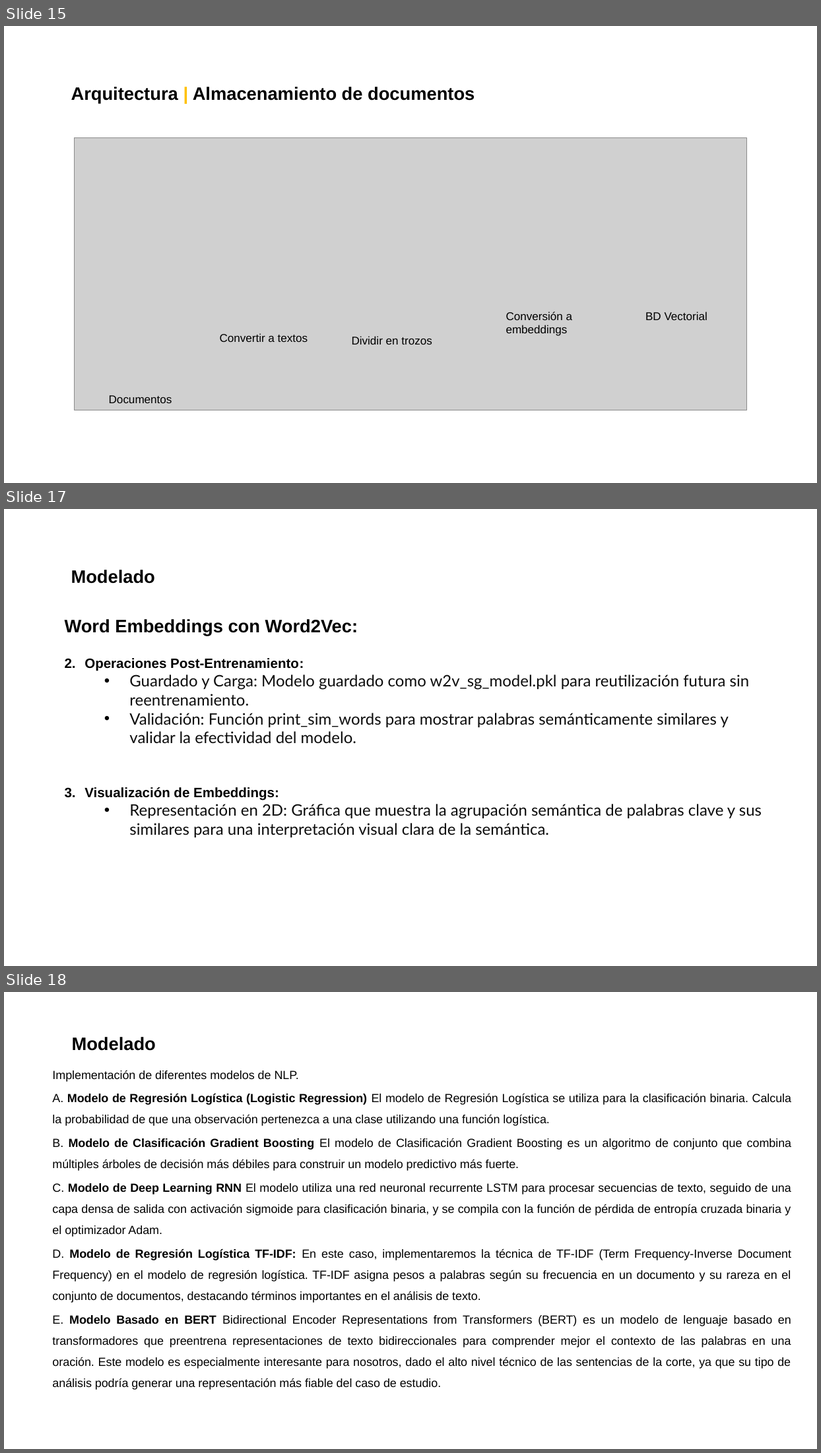
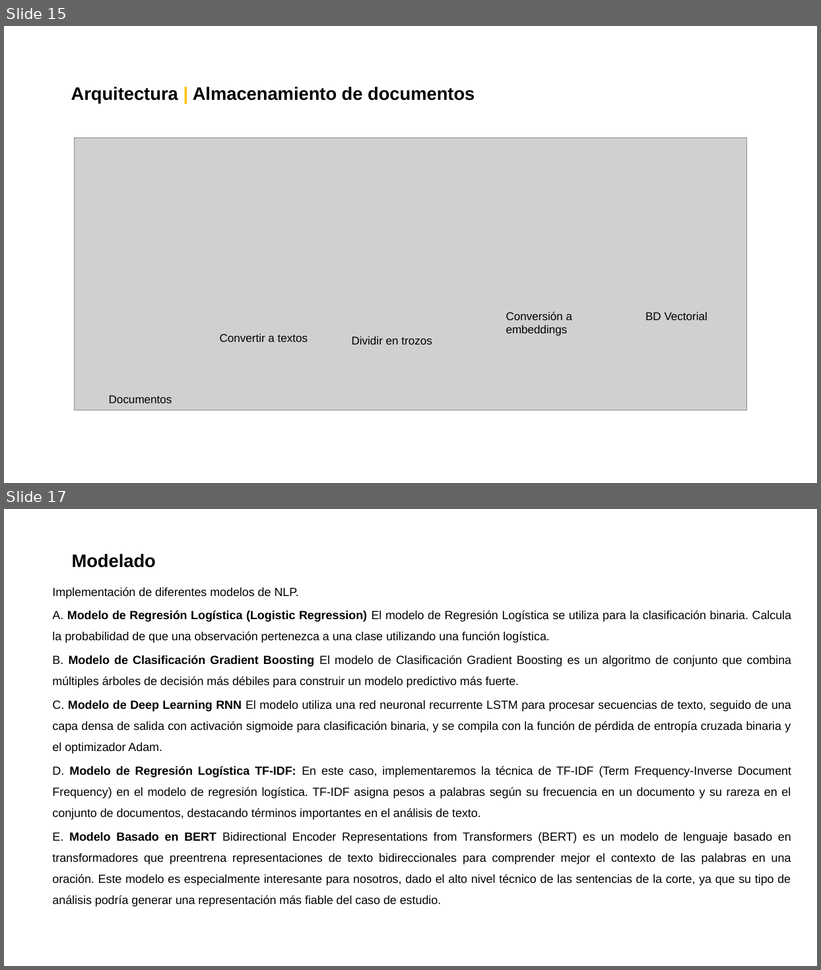
Before and after one commit to pardo2410/ProyectoFinalBootcampBigData, a slide deck: 00 - Presentacion/Data Divers - Presentacion v3.pptx. Shown one above the other, each under a label of ours: slides 15, 17 and 18 before the commit, slides 15 and 17 after it; the slides between them are not shown. The pictures are 821x1453 and 821x970 pixels, drawn with LibreOffice and Linux fonts; fonts in the diff are those of the drawing; grey boxes stand for pictures; background and template pictures are left out. Boxes give left, top, right and bottom in pixels: in the first picture for what was removed or moved away, otherwise in the second. Text is boxed around its words. In the diff, an @@ line names an element or a change of style, - is before the commit and + after.

```diff
--- a/00 - Presentacion/Data Divers - Presentacion v3.pptx
+++ b/00 - Presentacion/Data Divers - Presentacion v3.pptx
@@ slide 17 removed at [4,509,817,966], background picture (left out) @@
@@ text removed at [71,570,155,584] @@
-Modelado
@@ text removed at [65,619,762,838] @@
-Word Embeddings con Word2Vec:
-2. Operaciones Post-Entrenamiento:
-  • Guardado y Carga: Modelo guardado como w2v_sg_model.pkl para reutilización futura sin reentrenamiento.
-  • Validación: Función print_sim_words para mostrar palabras semánticamente similares y validar la efectividad del modelo.
-3. Visualización de Embeddings:
-  • Representación en 2D: Gráfica que muestra la agrupación semántica de palabras clave y sus similares para una interpretación visual clara de la semántica.
@@ what was slide 18 is now slide 17 @@
```
Also in this commit, not shown: 1 slide changed, 2 slides added, 1 other file.
